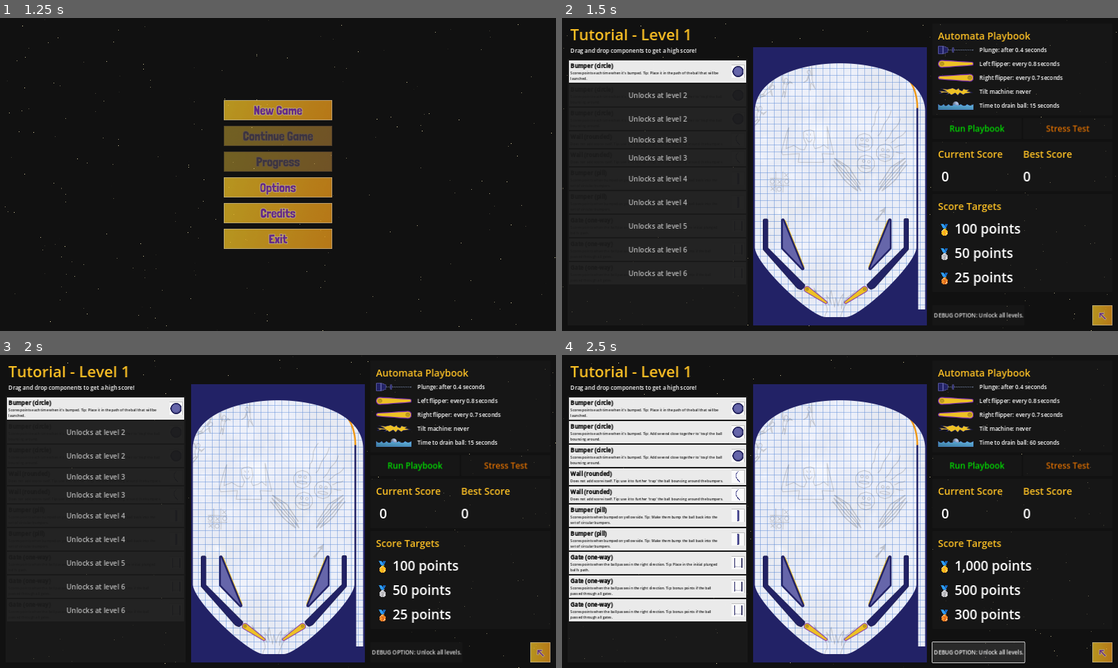
Above: before the commit, frames 1-4 (two rows, left to right).
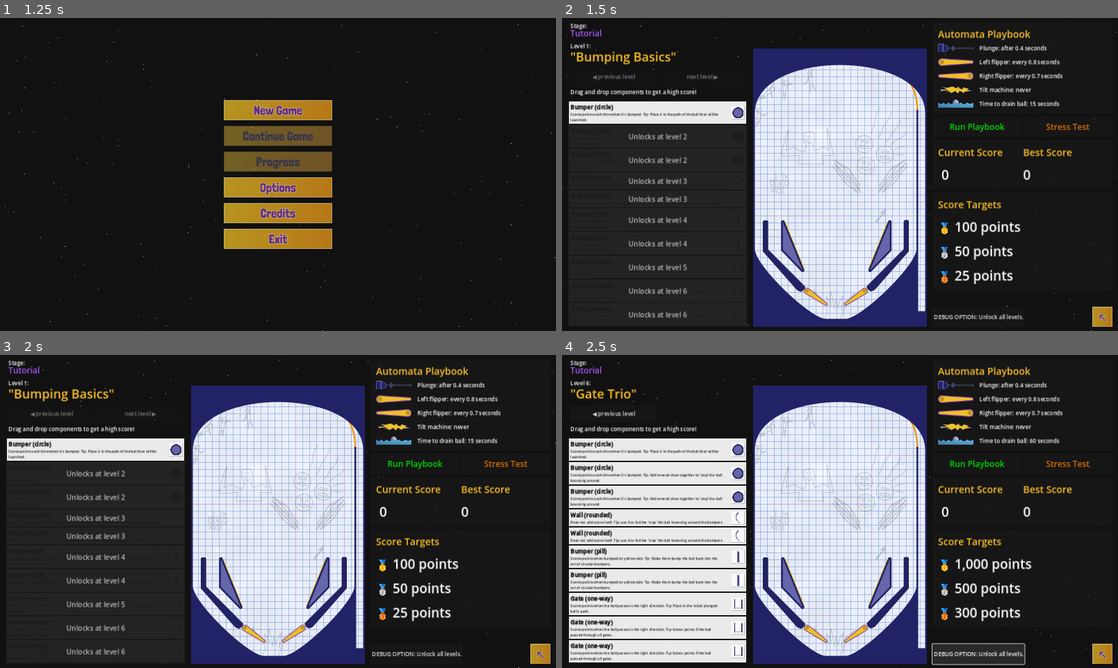
Above: after the commit, the same moments.

Repository: pincrediball/pincrediball
Game: Godot game, scene res://main.tscn
Two runs of this game, one before a commit and one after it. Both use one fixed random seed, a clock stepped at 60 frames per second and the inputs below. Sound files missing from this copy of the repository are replaced by a short silence.
Inputs (mouse positions are in pixels of both pictures, inside the frame that each line leads up to):
- Up to frame 1 (1.25 s): click (278, 108) at 0.5 s
- Up to frame 2 (1.5 s): click (840, 108) at 1.25 s
- Up to frame 3 (2 s): no input
- Up to frame 4 (2.5 s): click "DEBUG OPTION: Unlock all leve…" at 2 s

Frame 1 is identical in both runs. In frame 2, 17% of the frame differs, in the area x 1-99%, y 1-99%; in frame 3, 17%; in frame 4, 25%, in the area x 1-99%, y 1-100%.

Commit message:
Progress through levels

Diff:
--- a/src/game/core/game_store.gd
+++ b/src/game/core/game_store.gd
@@ -3,7 +3,7 @@
 signal new_game_started()
 signal continue_game_requested()
 signal menu_open_requested()
-signal level_changed()
+signal level_changed(level: int)
 signal high_score_changed(to: int)
 
 var drag_data: Dictionary = { }
@@ -16,6 +16,10 @@
 
 var _stages = {
 	"tutorial": null,
+	"newb": null,
+	"normie": null,
+	"nasty": null,
+	"nightmare": null,
 }
 
 var _current_level := 6
@@ -44,6 +48,13 @@
 	return _current_level
 
 
+func get_current_level_high_score() -> int:
+	for level_progress in _progress.levels:
+		if level_progress.level == _current_level:
+			return level_progress.high_score
+	return 0
+
+
 func get_current_playbook():
 	for playbook in _current_stage.playbooks:
 		if playbook.level == _current_level:
@@ -62,6 +73,14 @@
 	return _progress
 
 
+func is_at_max_stage_level() -> bool:
+	return _current_level >= len(_current_stage.medal_targets)
+
+
+func is_at_max_progression_level() -> bool:
+	return _current_level >= _progress.max_level_per_stage[_current_stage.key]
+
+
 func start_new_game() -> void:
 	_current_level = 1
 	can_continue_game = true
@@ -76,8 +95,9 @@
 
 
 func jump_to_level(level: int) -> void:
+	assert(level > 0)
 	_current_level = level
-	level_changed.emit()
+	level_changed.emit(level)
 
 
 func persist_progress() -> void:
@@ -88,6 +108,8 @@
 				var medal_targets = get_current_medal_targets()
 				var was_new_high_score = score > level_progress.high_score
 				level_progress.update_for(score, medal_targets)
+				if level_progress.medals > 0 and _current_level >= _progress.max_level_per_stage[_current_stage.key]:
+					_progress.max_level_per_stage[_current_stage.key] = _current_level + 1
 				if was_new_high_score:
 					high_score_changed.emit(score)
 
--- /dev/null
+++ b/src/game/core/level_header.gd
@@ -0,0 +1,38 @@
+extends VBoxContainer
+
+var _current_level := 1
+
+
+func _ready():
+	_load_level(GameStore.get_current_level())
+	GameStore.level_changed.connect(_on_level_changed)
+	GameStore.high_score_changed.connect(_on_high_score_changed)
+
+
+func _load_level(level: int):
+	_current_level = level
+	var current_stage = GameStore.get_current_stage()
+	var medal_targets = GameStore.get_current_medal_targets()
+	var progress = GameStore.get_progress()
+	%LevelNumberLabel.text = "Level %s:" % level
+	%LevelTitleLabel.text = '"%s"' % medal_targets.title
+	%PreviousLevelButton.disabled = level <= 1
+	%NextLevelButton.disabled = GameStore.is_at_max_progression_level() or GameStore.is_at_max_stage_level()
+	%NextLevelButton.modulate = Color(1,1,1,0) if GameStore.is_at_max_stage_level() else Color(1,1,1,1)
+
+
+func _on_high_score_changed(_to: int):
+	_load_level(GameStore.get_current_level())
+
+
+func _on_level_changed(level: int):
+	_current_level = level
+	_load_level(level)
+
+
+func _on_previous_level_button_pressed():
+	GameStore.jump_to_level(_current_level - 1)
+
+
+func _on_next_level_button_pressed():
+	GameStore.jump_to_level(_current_level + 1)
--- /dev/null
+++ b/src/game/core/level_header.tscn
@@ -0,0 +1,79 @@
+[gd_scene load_steps=5 format=3 uid="uid://etrp4vbsn388"]
+
+[ext_resource type="LabelSettings" uid="uid://bmt8337q2eie4" path="res://themes/default/paragraph_label_settings.tres" id="1_78fy2"]
+[ext_resource type="Script" path="res://game/core/level_header.gd" id="1_j0mak"]
+
+[sub_resource type="FontVariation" id="FontVariation_2drok"]
+
+[sub_resource type="LabelSettings" id="LabelSettings_h6tt2"]
+font = SubResource("FontVariation_2drok")
+font_size = 36
+font_color = Color(0.984314, 0.74902, 0.141176, 1)
+
+[node name="LevelHeader" type="VBoxContainer"]
+offset_right = 600.0
+offset_bottom = 218.0
+theme_override_constants/separation = 8
+script = ExtResource("1_j0mak")
+
+[node name="VBoxContainer" type="VBoxContainer" parent="."]
+layout_mode = 2
+theme_override_constants/separation = -8
+
+[node name="Label" type="Label" parent="VBoxContainer"]
+layout_mode = 2
+text = "Stage:"
+
+[node name="StageTitleLabel" type="Label" parent="VBoxContainer"]
+layout_mode = 2
+theme_override_colors/font_color = Color(0.658824, 0.333333, 0.968627, 1)
+theme_override_font_sizes/font_size = 24
+text = "Tutorial"
+
+[node name="VBoxContainer2" type="VBoxContainer" parent="."]
+layout_mode = 2
+theme_override_constants/separation = -8
+
+[node name="LevelNumberLabel" type="Label" parent="VBoxContainer2"]
+unique_name_in_owner = true
+layout_mode = 2
+text = "Level:"
+
+[node name="VBoxContainer" type="VBoxContainer" parent="VBoxContainer2"]
+layout_mode = 2
+theme_override_constants/separation = 8
+
+[node name="LevelTitleLabel" type="Label" parent="VBoxContainer2/VBoxContainer"]
+unique_name_in_owner = true
+layout_mode = 2
+size_flags_horizontal = 3
+text = "\"Super long test title for a level to check overflow behavior\""
+label_settings = SubResource("LabelSettings_h6tt2")
+text_overrun_behavior = 3
+
+[node name="HBoxContainer2" type="HBoxContainer" parent="VBoxContainer2/VBoxContainer"]
+custom_minimum_size = Vector2(0, 48)
+layout_mode = 2
+
+[node name="PreviousLevelButton" type="Button" parent="VBoxContainer2/VBoxContainer/HBoxContainer2"]
+unique_name_in_owner = true
+layout_mode = 2
+size_flags_horizontal = 3
+mouse_default_cursor_shape = 2
+text = "   ◀ previous level   "
+
+[node name="NextLevelButton" type="Button" parent="VBoxContainer2/VBoxContainer/HBoxContainer2"]
+unique_name_in_owner = true
+layout_mode = 2
+size_flags_horizontal = 3
+mouse_default_cursor_shape = 2
+text = "    next level ▶   "
+
+[node name="Explanation" type="Label" parent="."]
+layout_mode = 2
+text = "Drag and drop components to get a high score!"
+label_settings = ExtResource("1_78fy2")
+autowrap_mode = 2
+
+[connection signal="pressed" from="VBoxContainer2/VBoxContainer/HBoxContainer2/PreviousLevelButton" to="." method="_on_previous_level_button_pressed"]
+[connection signal="pressed" from="VBoxContainer2/VBoxContainer/HBoxContainer2/NextLevelButton" to="." method="_on_next_level_button_pressed"]
--- a/src/game/core/medals.gd
+++ b/src/game/core/medals.gd
@@ -3,7 +3,11 @@
 
 func _ready():
 	_load_current_playbook()
-	GameStore.level_changed.connect(_load_current_playbook)
+	GameStore.level_changed.connect(_on_level_changed)
+
+
+func _on_level_changed(_level: int):
+	_load_current_playbook()
 
 
 func _load_current_playbook():
--- a/src/game/core/playbook.gd
+++ b/src/game/core/playbook.gd
@@ -3,7 +3,11 @@
 
 func _ready():
 	_load_current_playbook()
-	GameStore.level_changed.connect(_load_current_playbook)
+	GameStore.level_changed.connect(_on_level_changed)
+
+
+func _on_level_changed(_level: int):
+	_load_current_playbook()
 
 
 func _load_current_playbook():
--- a/src/game/core/score.gd
+++ b/src/game/core/score.gd
@@ -3,7 +3,6 @@
 const HIGH_SCORE_SOUND = preload("res://sound/high-score-achieved-001.mp3")
 
 var _medal_data
-var _last_known_high_score := 0
 
 func _ready():
 	Scoring.score_changed.connect(_on_score_changed)
@@ -16,8 +15,10 @@
 	_set_high_score(0)
 
 
-func _on_level_changed():
+func _on_level_changed(_level: int):
 	_medal_data = GameStore.get_current_medal_targets()
+	_set_score(0)
+	_set_high_score(GameStore.get_current_level_high_score())
 
 
 func _on_score_changed(_from: int, to: int):
@@ -26,6 +27,7 @@
 
 func _on_high_score_changed(to: int):
 	_set_high_score(to)
+	get_tree().create_timer(0.5).timeout.connect(_celebrate_high_score)
 
 
 func _on_scoring_mode_toggled(enabled: bool):
@@ -38,9 +40,6 @@
 
 func _set_high_score(to: int):
 	%HighScoreLabel.text = "%s%s" % [_format_medal(to), Scoring.format_score(to)]
-	if to > _last_known_high_score:
-		get_tree().create_timer(0.5).timeout.connect(_celebrate_high_score)
-	_last_known_high_score = to
 
 
 func _celebrate_high_score():
--- a/src/game/core/toolbox_item.gd
+++ b/src/game/core/toolbox_item.gd
@@ -42,5 +42,5 @@
 	stage_data = data
 
 
-func _on_level_changed():
-	is_disabled = stage_data.unlocks_at > GameStore.get_current_level()
+func _on_level_changed(level: int):
+	is_disabled = stage_data.unlocks_at > level
--- a/src/game/game.tscn
+++ b/src/game/game.tscn
@@ -1,10 +1,10 @@
-[gd_scene load_steps=16 format=3 uid="uid://dkm8htnfe2j7g"]
+[gd_scene load_steps=14 format=3 uid="uid://dkm8htnfe2j7g"]
 
 [ext_resource type="PackedScene" uid="uid://bpseboohqxgou" path="res://game/tutorial/machine.tscn" id="1_b3inv"]
 [ext_resource type="Script" path="res://game/game.gd" id="1_hdvhs"]
-[ext_resource type="LabelSettings" uid="uid://bmt8337q2eie4" path="res://themes/default/paragraph_label_settings.tres" id="2_ksjyh"]
 [ext_resource type="Shader" path="res://menu/menu.gdshader" id="2_wjxbc"]
 [ext_resource type="PackedScene" uid="uid://fmi417501t64" path="res://game/core/toolbox.tscn" id="3_5lpl1"]
+[ext_resource type="PackedScene" uid="uid://etrp4vbsn388" path="res://game/core/level_header.tscn" id="3_w8h4w"]
 [ext_resource type="PackedScene" uid="uid://cokkri2jg0cfk" path="res://game/core/playbook.tscn" id="5_t5wa1"]
 [ext_resource type="PackedScene" uid="uid://cb02onpxm2r7x" path="res://game/core/medals.tscn" id="6_18ytx"]
 [ext_resource type="PackedScene" uid="uid://b7gnqdufk7u88" path="res://game/core/score.tscn" id="7_ydt4m"]
@@ -16,13 +16,6 @@
 [sub_resource type="ShaderMaterial" id="ShaderMaterial_uoqc3"]
 shader = ExtResource("2_wjxbc")
 shader_parameter/base_scroll_speed = 40.0
-
-[sub_resource type="FontVariation" id="FontVariation_2drok"]
-
-[sub_resource type="LabelSettings" id="LabelSettings_h6tt2"]
-font = SubResource("FontVariation_2drok")
-font_size = 44
-font_color = Color(0.984314, 0.74902, 0.141176, 1)
 
 [node name="Game" type="Control"]
 process_mode = 3
@@ -71,7 +64,7 @@
 layout_mode = 2
 size_flags_horizontal = 3
 
-[node name="LevelHeader" type="MarginContainer" parent="MarginContainer/HBoxContainer/LeftSide"]
+[node name="LevelHeaderContainer" type="MarginContainer" parent="MarginContainer/HBoxContainer/LeftSide"]
 layout_mode = 2
 size_flags_vertical = 0
 theme_override_constants/margin_left = 8
@@ -79,19 +72,8 @@
 theme_override_constants/margin_right = 8
 theme_override_constants/margin_bottom = 8
 
-[node name="VBoxContainer" type="VBoxContainer" parent="MarginContainer/HBoxContainer/LeftSide/LevelHeader"]
+[node name="LevelHeader" parent="MarginContainer/HBoxContainer/LeftSide/LevelHeaderContainer" instance=ExtResource("3_w8h4w")]
 layout_mode = 2
-
-[node name="Header" type="Label" parent="MarginContainer/HBoxContainer/LeftSide/LevelHeader/VBoxContainer"]
-layout_mode = 2
-text = "Tutorial - Level 1"
-label_settings = SubResource("LabelSettings_h6tt2")
-
-[node name="Explanation" type="Label" parent="MarginContainer/HBoxContainer/LeftSide/LevelHeader/VBoxContainer"]
-layout_mode = 2
-text = "Drag and drop components to get a high score!"
-label_settings = ExtResource("2_ksjyh")
-autowrap_mode = 2
 
 [node name="Toolbox" parent="MarginContainer/HBoxContainer/LeftSide" instance=ExtResource("3_5lpl1")]
 unique_name_in_owner = true
--- a/src/game/progress/progress.gd
+++ b/src/game/progress/progress.gd
@@ -3,10 +3,21 @@
 
 @export var version := 1
 @export var levels: Array[ProgressForLevel] = []
+@export var max_level_per_stage = {
+	"tutorial": 1,
+	"newb": 1,
+	"normie": 1,
+	"nasty": 1,
+	"nightmare": 1,
+}
 
 func _init(stages):
 	for key in stages:
 		var stage = stages[key]
+		if stage == null:
+			continue
 		for medal_target in stage.medal_targets:
 			var level_progress = ProgressForLevel.new(medal_target.level)
 			levels.append(level_progress)
+			if level_progress.medals > 0:
+				max_level_per_stage[key] = max(max_level_per_stage[key], level_progress.level)
--- a/src/game/tutorial/stage_data.json
+++ b/src/game/tutorial/stage_data.json
@@ -1,4 +1,5 @@
 {
+	"key": "tutorial",
 	"playbooks": [
 		{ "level": 1, "max_run_time": 15, "plunge_delay": 0.4, "flipper_left_interval": 0.8, "flipper_right_interval": 0.7 },
 		{ "level": 2, "max_run_time": 20, "plunge_delay": 0.4, "flipper_left_interval": 0.8, "flipper_right_interval": 0.7 },
@@ -8,7 +9,7 @@
 		{ "level": 6, "max_run_time": 60, "plunge_delay": 0.4, "flipper_left_interval": 0.8, "flipper_right_interval": 0.7 }
 	],
 	"medal_targets": [
-		{ "level": 1, "bronze":  25, "silver":  50, "gold":  100, "title": "Bumping" },
+		{ "level": 1, "bronze":  25, "silver":  50, "gold":  100, "title": "Bumping Basics" },
 		{ "level": 2, "bronze":  50, "silver":  75, "gold":  150, "title": "Bumping some more" },
 		{ "level": 3, "bronze":  75, "silver": 100, "gold":  175, "title": "Wall's that?!" },
 		{ "level": 4, "bronze": 125, "silver": 175, "gold":  250, "title": "Blue pills" },
